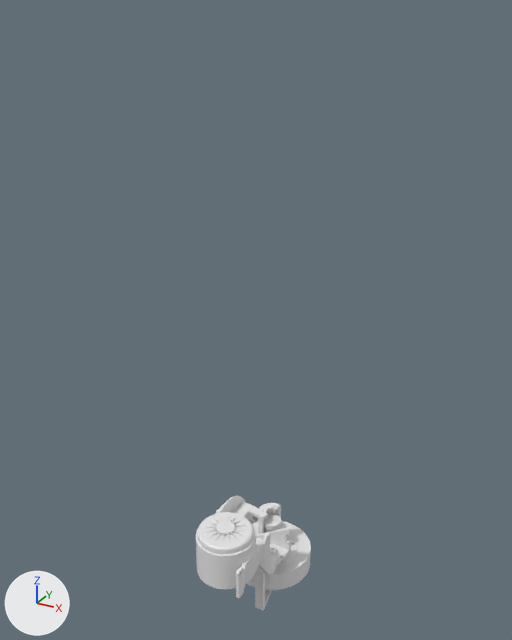
Renders of the glTF model models/real/aura.glb from each side of a commit.
Both versions are drawn from a camera (50 mm lens) standing at (1197.0, -2298.0, 1099.0) and looking at (667.0, -1333.0, 617.0). Every picture has the same lights, and +X, +Y and +Z are marked at lower left. The first picture is the older version. Where no turn or scale is listed for an object, it has been applied to the vertices.

In view in the first picture: 'mat_dark', 'mat_printed', 'mat_rubber', 'mat_steel'.
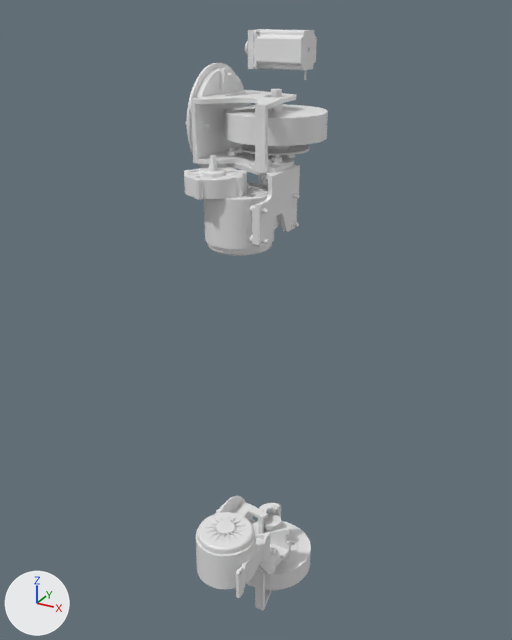
Location of each change, [x1, y1, x2, y2] in pixels of the pictures (512 x 640 px):
'mat_dark', reshaped: before [196, 503, 291, 598]; after [184, 29, 317, 598]
'mat_printed', reshaped: before [236, 502, 287, 611]; after [191, 68, 296, 611]
'mat_rubber', reshaped: before [247, 521, 311, 590]; after [225, 104, 328, 590]
'mat_steel', reshaped (mostly hidden): before [215, 496, 298, 564]; after [186, 41, 309, 564]
part 1 of me_mat_steel, added: after [270, 89, 282, 156]
part 2 of me_mat_steel, added: after [242, 144, 309, 156]
part 3 of me_mat_steel, added: after [227, 150, 237, 156]
part 4 of me_mat_steel, added: after [272, 157, 282, 163]
part 5 of me_mat_steel, added: after [187, 63, 244, 168]
part 6 of me_mat_steel, added (mostly hidden): after [250, 235, 269, 244]
part 7 of me_mat_steel, added (mostly hidden): after [250, 205, 269, 214]
part 8 of me_mat_dark, added: after [254, 29, 317, 70]
part 9 of me_mat_dark, added (mostly hidden): after [259, 176, 268, 186]
part 10 of me_mat_dark, added: after [184, 155, 299, 256]
part 11 of me_mat_dark, added: after [225, 163, 300, 199]
part 12 of me_mat_dark, added: after [248, 29, 265, 69]
part 13 of me_mat_printed, added: after [191, 68, 251, 159]
part 14 of me_mat_printed, added: after [191, 90, 296, 173]
part 15 of me_mat_rubber, added: after [225, 104, 328, 146]

The change, as a diff of the scene's bpy script:
```diff
--- a/models/real/aura.glb.py
+++ b/models/real/aura.glb.py
@@ me_mat_steel @@
-me_mat_steel.from_pydata(...)  # 14372 vertices, 29104 faces; spans x 576.0..750.0, y -1418.0..-1219.0, z 17.0..209.0
+me_mat_steel.from_pydata(...)  # 32468 vertices, 65640 faces; spans x 576.0..762.0, y -1478.0..-1219.0, z 17.0..1052.0
+# me_mat_steel part 1: a new loose piece, a 36-sided cylinder along z spanning x 692.0..708.0, y -1340.0..-1324.0, z 871.0..991.0
+# me_mat_steel part 2: the loose piece of 941 vertices spanning x 649.0..750.0, y -1383.0..-1281.0, z 146.0..164.0 is copied, and the copy is moved by (0.0, 0.0, 759.0); it spans x 649.0..750.0, y -1383.0..-1281.0, z 905.0..923.0
+# me_mat_steel part 3: the loose piece of 610 vertices spanning x 641.0..654.0, y -1382.0..-1367.0, z 165.0..171.0 is copied, and the copy is moved by (0.0, 0.0, 733.0); it spans x 641.0..654.0, y -1382.0..-1367.0, z 897.0..904.0
+# me_mat_steel part 4: the loose piece of 610 vertices spanning x 723.0..736.0, y -1393.0..-1378.0, z 165.0..171.0 is copied, and the copy is moved by (0.0, 0.0, 733.0); it spans x 723.0..736.0, y -1393.0..-1378.0, z 897.0..904.0
+# me_mat_steel part 5: a new loose piece of 1964 vertices spanning x 596.0..610.0, y -1415.0..-1250.0, z 859.0..1024.0
+# me_mat_steel part 6: a new loose piece of 778 vertices spanning x 736.0..762.0, y -1478.0..-1468.0, z 802.0..812.0
+# me_mat_steel part 7: a new loose piece of 778 vertices spanning x 736.0..762.0, y -1478.0..-1468.0, z 844.0..854.0
+# other edits to the shape of me_mat_steel do not show in these pictures
@@ me_mat_dark @@
-me_mat_dark.from_pydata(...)  # 36522 vertices, 73120 faces; spans x 600.0..753.0, y -1538.0..-1202.0, z 0.0..298.0
+me_mat_dark.from_pydata(...)  # 73749 vertices, 147964 faces; spans x 600.0..753.0, y -1538.0..-1202.0, z 0.0..1069.0
+# me_mat_dark part 8: the loose piece of 16495 vertices spanning x 600.0..703.0, y -1259.0..-1202.0, z 0.0..58.0 is copied, and the copy is turned -180 degrees about the x axis through its middle, then moved by (0.0, 0.0, 1011.0); it spans x 600.0..703.0, y -1259.0..-1202.0, z 1011.0..1069.0
+# me_mat_dark part 9: the loose piece of 3253 vertices spanning x 667.0..709.0, y -1364.0..-1299.0, z 178.0..228.0 is copied, and the copy is multiplied about its middle by the matrix ((0.84, -0.542, 0.0), (-0.542, -0.84, 0.0), (0.0, 0.0, -1.0)), then moved by (1.0, 4.0, 663.0); it spans x 667.0..709.0, y -1364.0..-1299.0, z 841.0..891.0
+# me_mat_dark part 10: a new loose piece of 15265 vertices spanning x 616.0..753.0, y -1501.0..-1359.0, z 771.0..912.0
+# me_mat_dark part 11: a new loose piece of 415 vertices spanning x 638.0..753.0, y -1436.0..-1359.0, z 839.0..891.0
+# me_mat_dark part 12: a new loose piece of 410 vertices spanning x 611.0..621.0, y -1259.0..-1202.0, z 1012.0..1069.0
+# other edits to the shape of me_mat_dark do not show in these pictures
@@ me_mat_printed @@
-me_mat_printed.from_pydata(...)  # 1821 vertices, 3698 faces; spans x 575.0..747.0, y -1433.0..-1256.0, z 51.0..178.0
+me_mat_printed.from_pydata(...)  # 3642 vertices, 7396 faces; spans x 575.0..747.0, y -1433.0..-1256.0, z 51.0..1017.0
+# me_mat_printed part 13: the loose piece of 320 vertices spanning x 610.0..616.0, y -1422.0..-1256.0, z 51.0..178.0 is copied, and the copy is turned 180 degrees about the y axis through its middle, then moved by (0.0, 0.0, 839.0); it spans x 610.0..616.0, y -1422.0..-1256.0, z 891.0..1017.0
+# me_mat_printed part 14: a new loose piece of 1089 vertices spanning x 610.0..747.0, y -1433.0..-1277.0, z 891.0..981.0
+# other edits to the shape of me_mat_printed do not show in these pictures
@@ me_mat_rubber @@
-me_mat_rubber.from_pydata(...)  # 196 vertices, 392 faces; spans x 624.0..776.0, y -1408.0..-1256.0, z 108.0..146.0
+me_mat_rubber.from_pydata(...)  # 392 vertices, 784 faces; spans x 624.0..776.0, y -1408.0..-1256.0, z 108.0..961.0
+# me_mat_rubber part 15: the loose piece of 196 vertices spanning x 624.0..776.0, y -1408.0..-1256.0, z 108.0..146.0 is copied, and the copy is multiplied about its middle by the matrix ((0.882, -0.471, 0.0), (-0.471, -0.882, 0.0), (0.0, 0.0, -1.0)), then moved by (0.0, 0.0, 815.0); it spans x 624.0..776.0, y -1408.0..-1256.0, z 923.0..961.0
```
